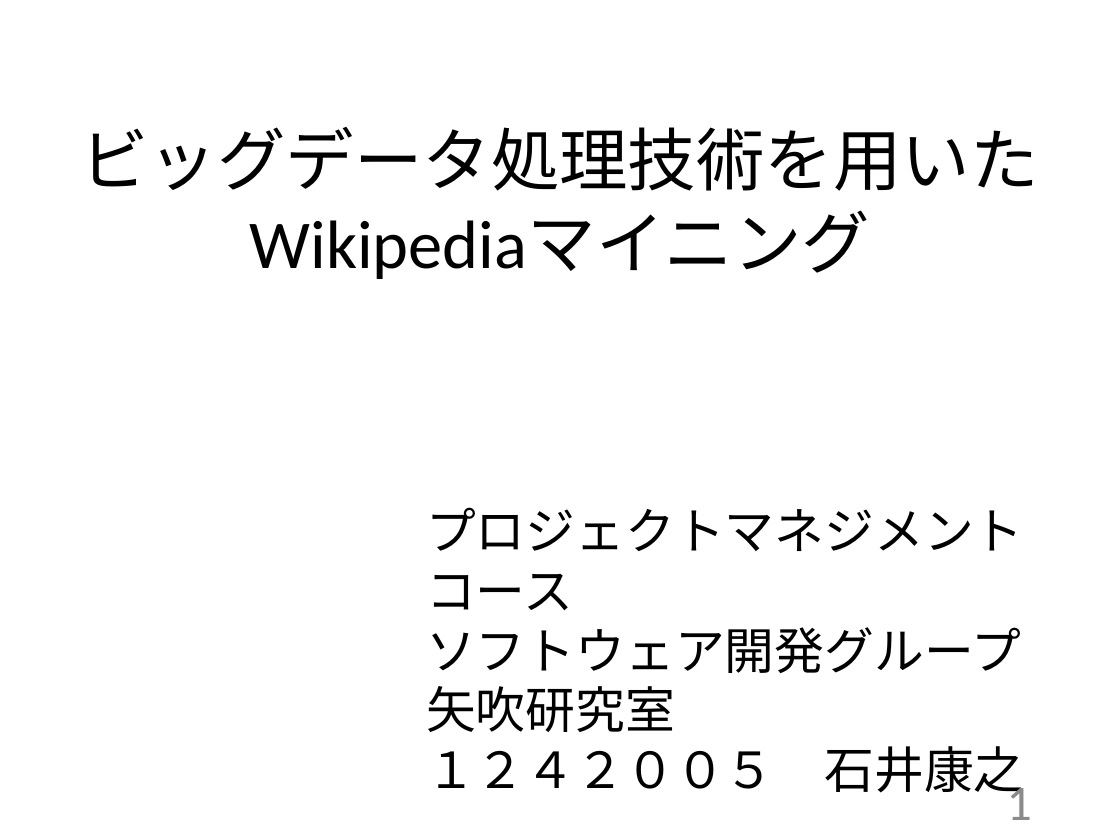
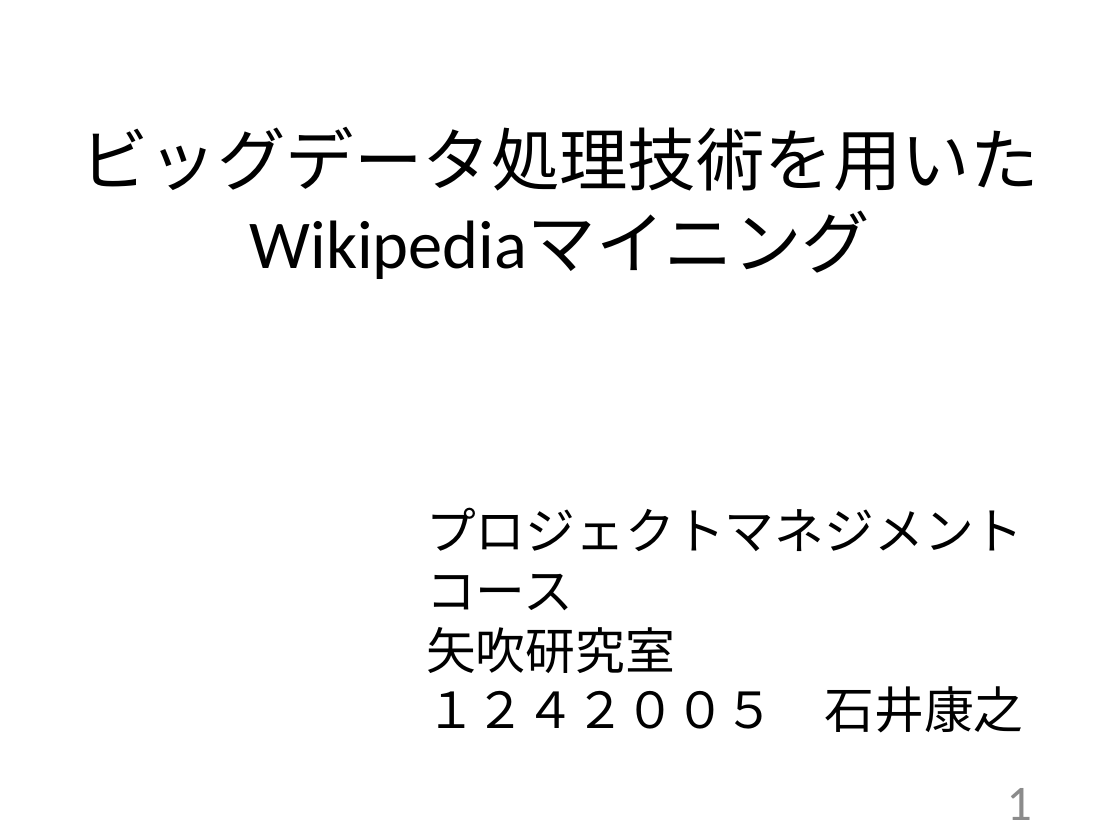
Before and after one commit to ishiiyasuyuki/me, a slide deck: slide 1 of 卒論最終発表パワポ/石井康之最終発表.pptx. Drawn at 1120x840 pixels with LibreOffice and Linux fonts; fonts in the diff are those of the drawing. Boxes give left, top, right and bottom in pixels: in the first picture for what was removed or moved away, otherwise in the second. Text is boxed around its words. In the diff, an @@ line names an element or a change of style, - is before the commit and + after.

```diff
--- a/卒論最終発表パワポ/石井康之最終発表.pptx
+++ b/卒論最終発表パワポ/石井康之最終発表.pptx
@@ text at (426,627,1021,673): paragraph removed @@
-ソフトウェア開発グループ
```
Also in this commit, not shown: 7 other slides changed, 1 slide added.
